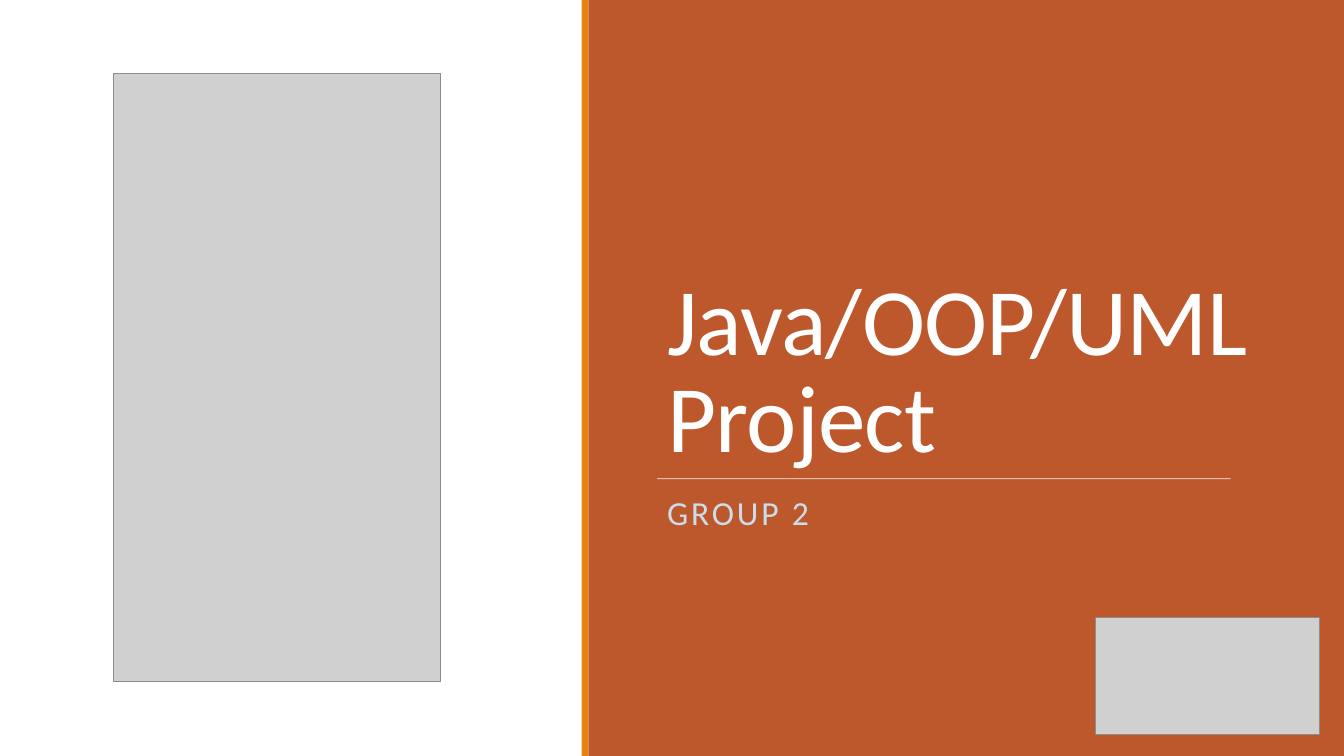
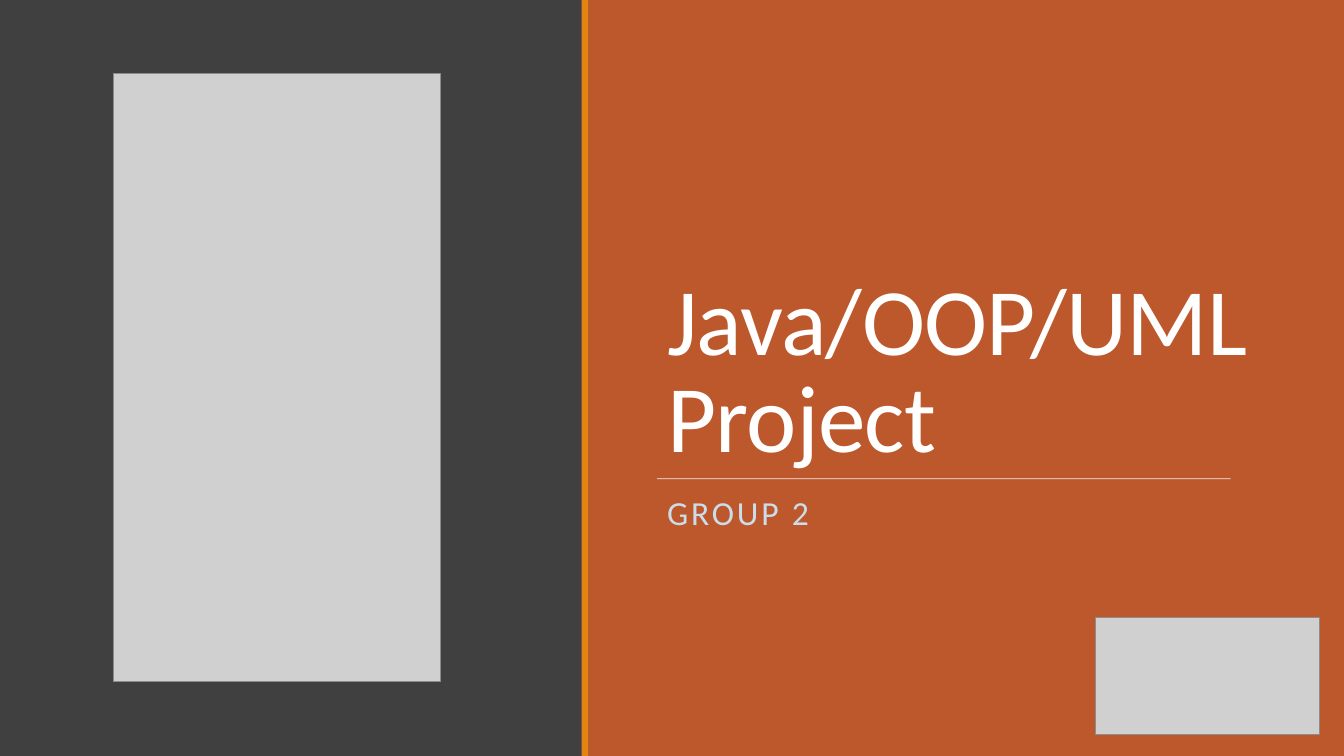
Before and after one commit to Studisys/Lorann-Java-Project----Exia-CESI-A1, a slide deck: slide 1 of Deliverables/Lorann - PowerPoint.pptx. Drawn at 1344x756 pixels with LibreOffice and Linux fonts; fonts in the diff are those of the drawing; grey boxes stand for pictures. Boxes give left, top, right and bottom in pixels: in the first picture for what was removed or moved away, otherwise in the second. Text is boxed around its words. In the diff, an @@ line names an element or a change of style, - is before the commit and + after.

Commit message:
JavaDoc

```diff
--- a/Deliverables/Lorann - PowerPoint.pptx
+++ b/Deliverables/Lorann - PowerPoint.pptx
@@ background #FFFFFF to #404040 @@
@@ rectangle at [0, 0, 1344, 756]: fill #FFFFFF to #404040 @@
```
Also in this commit, not shown: 13 other slides changed, 7 other files.
